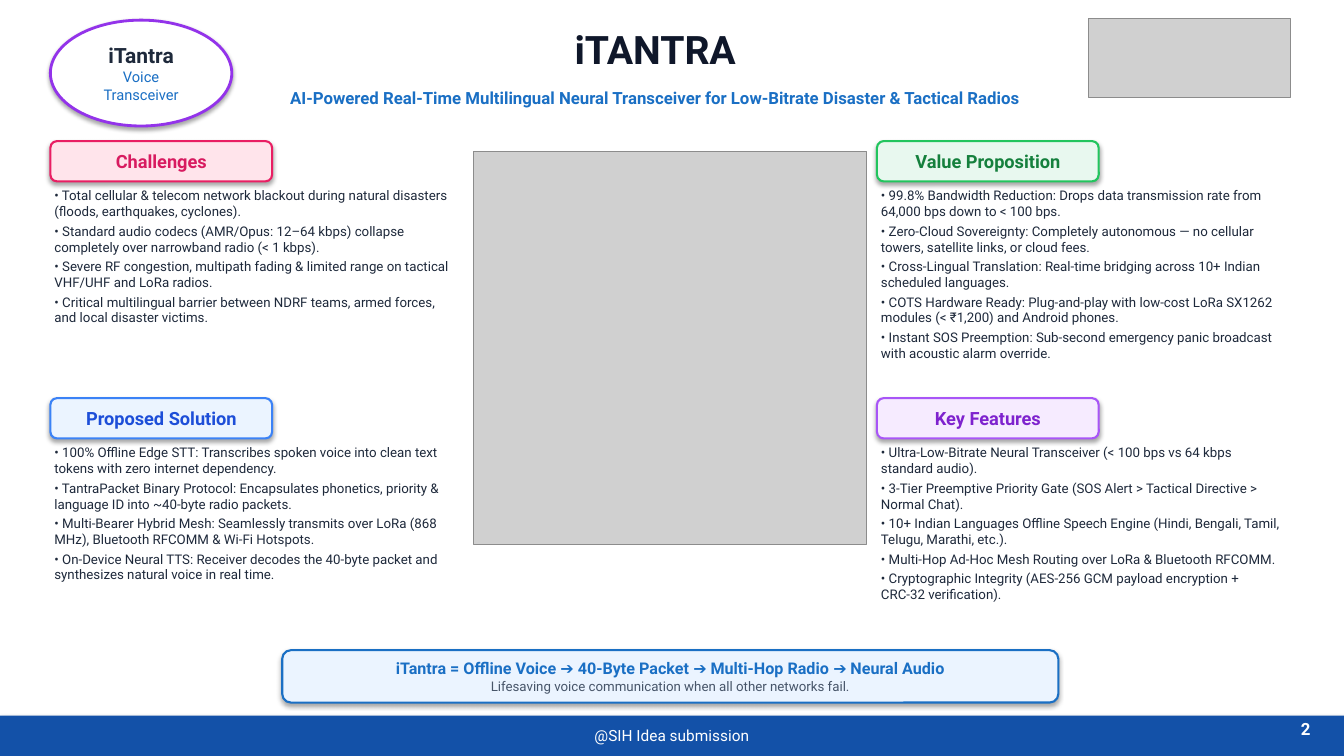
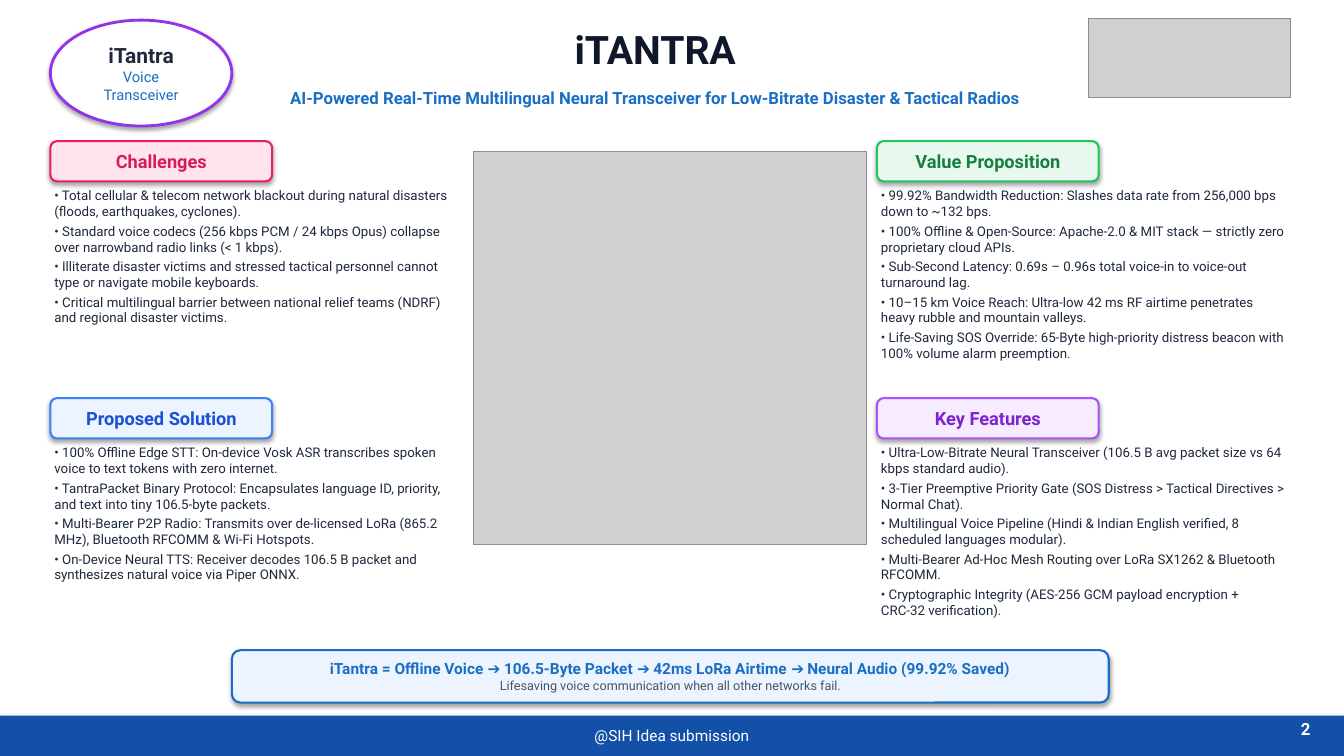
Before and after one commit to Naman225/iTantra, a slide deck: slide 1 of docs/iTantra_SIH_Presentation.pptx. Drawn at 1344x756 pixels with LibreOffice and Linux fonts; fonts in the diff are those of the drawing; grey boxes stand for pictures. Boxes give left, top, right and bottom in pixels: in the first picture for what was removed or moved away, otherwise in the second. Text is boxed around its words. In the diff, an @@ line names an element or a change of style, - is before the commit and + after.

```diff
--- a/docs/iTantra_SIH_Presentation.pptx
+++ b/docs/iTantra_SIH_Presentation.pptx
@@ text at (881,190,1284,361): text changed @@
-• 99.8% Bandwidth Reduction: Drops data transmission rate from 64,000 bps down to < 100 bps.
-• Zero-Cloud Sovereignty: Completely autonomous — no cellular towers, satellite links, or cloud fees.
-• Cross-Lingual Translation: Real-time bridging across 10+ Indian scheduled languages.
-• COTS Hardware Ready: Plug-and-play with low-cost LoRa SX1262 modules (< ₹1,200) and Android phones.
-• Instant SOS Preemption: Sub-second emergency panic broadcast with acoustic alarm override.
+• 99.92% Bandwidth Reduction: Slashes data rate from 256,000 bps down to ~132 bps.
+• 100% Offline & Open-Source: Apache-2.0 & MIT stack — strictly zero proprietary cloud APIs.
+• Sub-Second Latency: 0.69s – 0.96s total voice-in to voice-out turnaround lag.
+• 10–15 km Voice Reach: Ultra-low 42 ms RF airtime penetrates heavy rubble and mountain valleys.
+• Life-Saving SOS Override: 65-Byte high-priority distress beacon with 100% volume alarm preemption.
@@ text at (54,225,441,325): text changed @@
-• Standard audio codecs (AMR/Opus: 12–64 kbps) collapse completely over narrowband radio (< 1 kbps).
-• Severe RF congestion, multipath fading & limited range on tactical VHF/UHF and LoRa radios.
-• Critical multilingual barrier between NDRF teams, armed forces, and local disaster victims.
+• Standard voice codecs (256 kbps PCM / 24 kbps Opus) collapse over narrowband radio links (< 1 kbps).
+• Illiterate disaster victims and stressed tactical personnel cannot type or navigate mobile keyboards.
+• Critical multilingual barrier between national relief teams (NDRF) and regional disaster victims.
@@ text at (54,447,440,582): text changed @@
-• 100% Offline Edge STT: Transcribes spoken voice into clean text tokens with zero internet dependency.
-• TantraPacket Binary Protocol: Encapsulates phonetics, priority & language ID into ~40-byte radio packets.
-• Multi-Bearer Hybrid Mesh: Seamlessly transmits over LoRa (868 MHz), Bluetooth RFCOMM & Wi-Fi Hotspots.
-• On-Device Neural TTS: Receiver decodes the 40-byte packet and synthesizes natural voice in real time.
+• 100% Offline Edge STT: On-device Vosk ASR transcribes spoken voice to text tokens with zero internet.
+• TantraPacket Binary Protocol: Encapsulates language ID, priority, and text into tiny 106.5-byte packets.
+• Multi-Bearer P2P Radio: Transmits over de-licensed LoRa (865.2 MHz), Bluetooth RFCOMM & Wi-Fi Hotspots.
+• On-Device Neural TTS: Receiver decodes 106.5 B packet and synthesizes natural voice via Piper ONNX.
@@ text at (881,446,1281,579): text changed @@
-• Ultra-Low-Bitrate Neural Transceiver (< 100 bps vs 64 kbps standard audio).
-• 3-Tier Preemptive Priority Gate (SOS Alert > Tactical Directive > Normal Chat).
-• 10+ Indian Languages Offline Speech Engine (Hindi, Bengali, Tamil, Telugu, Marathi, etc.).
-• Multi-Hop Ad-Hoc Mesh Routing over LoRa & Bluetooth RFCOMM.
+• Ultra-Low-Bitrate Neural Transceiver (106.5 B avg packet size vs 64 kbps standard audio).
+• 3-Tier Preemptive Priority Gate (SOS Distress > Tactical Directives > Normal Chat).
+• Multilingual Voice Pipeline (Hindi & Indian English verified, 8 scheduled languages modular).
+• Multi-Bearer Ad-Hoc Mesh Routing over LoRa SX1262 & Bluetooth RFCOMM.
@@ rounded rectangle "iTantra = Offline Voice ➔ ...": place and size @@
-rounded rectangle "iTantra = Offline Voice ➔ ..." at (282,650,1059,703)
+rounded rectangle "iTantra = Offline Voice ➔ ..." at (232,650,1109,703)
@@ text in rounded rectangle at (330,662,1010,678): text changed; size 11.5 to 11 pt @@
-iTantra = Offline Voice ➔ 40-Byte Packet ➔ Multi-Hop Radio ➔ Neural Audio
+iTantra = Offline Voice ➔ 106.5-Byte Packet ➔ 42ms LoRa Airtime ➔ Neural Audio (99.92% Saved)
@@ text in rounded rectangle at (500,680,841,693): size 9.5 to 9 pt in "Lifesaving voice communication when all other networks ..." @@
```
Also in this commit, not shown: 4 other slides changed, 5 other files.
